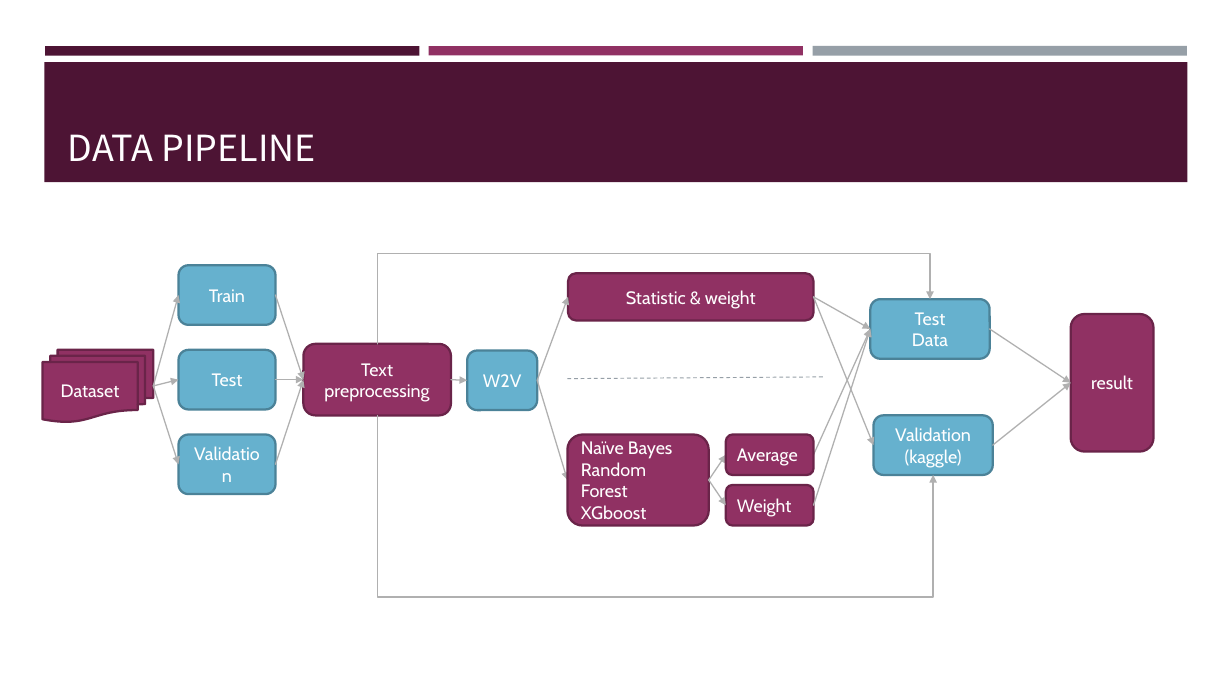
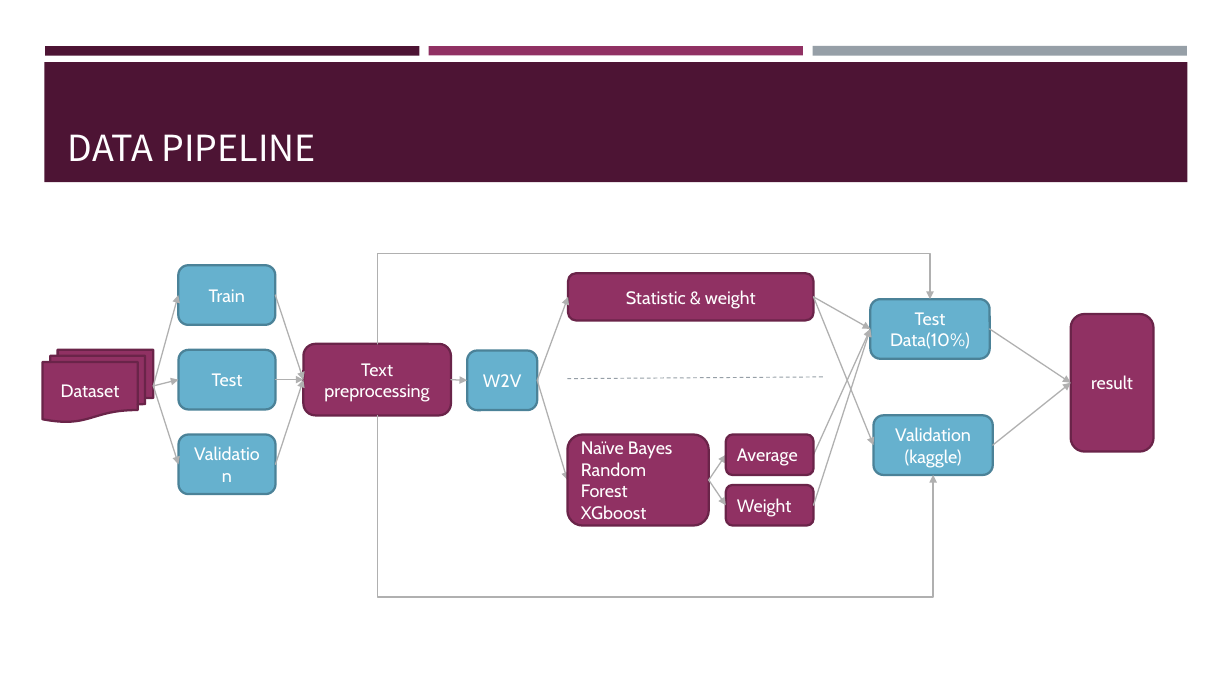
Before and after one commit to frankye1000/NYCU-DigitalMedicine, a slide deck: slide 5 of Case_Presentation_1/ppt/case1.pptx. Drawn at 1232x693 pixels with LibreOffice and Linux fonts; fonts in the diff are those of the drawing. Boxes give left, top, right and bottom in pixels: in the first picture for what was removed or moved away, otherwise in the second. Text is boxed around its words. In the diff, an @@ line names an element or a change of style, - is before the commit and + after.

```diff
--- a/Case_Presentation_1/ppt/case1.pptx
+++ b/Case_Presentation_1/ppt/case1.pptx
@@ text in rounded rectangle at (890, 332, 970, 349): text changed @@
-Data
+Data(10%)
```
Also in this commit, not shown: 2 other slides changed, 4 other files.
